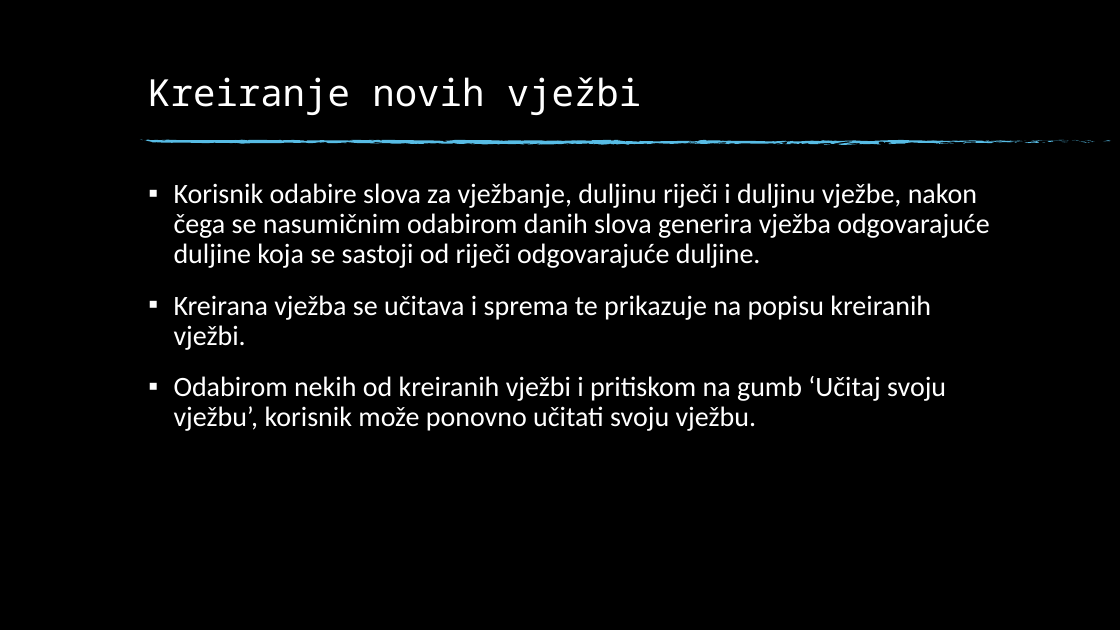
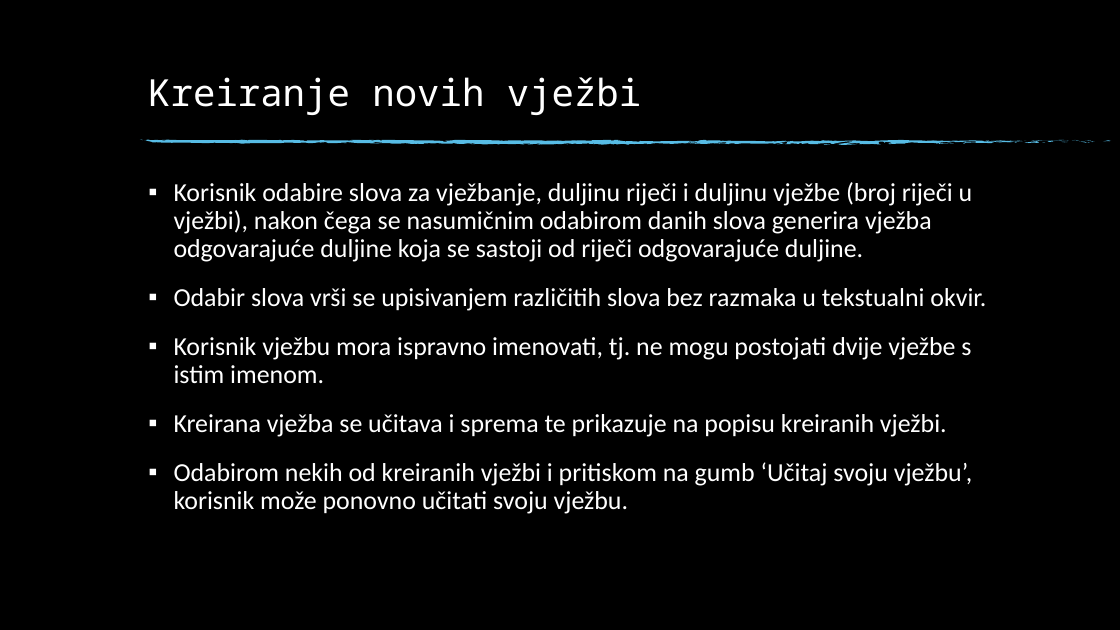
Before and after one commit to katarinasupe/RP3_Daktilograf, a slide deck: slide 8 of DAKTILOGRAF.pptx (slide 7 before the commit). Drawn at 1120x630 pixels with LibreOffice and Linux fonts; fonts in the diff are those of the drawing; background and template pictures are left out. Boxes give left, top, right and bottom in pixels: in the first picture for what was removed or moved away, otherwise in the second. Text is boxed around its words. In the diff, an @@ line names an element or a change of style, - is before the commit and + after.

Commit message:
ucitaj svoju vjezbu enable fixed i prezentacija

```diff
--- a/DAKTILOGRAF.pptx
+++ b/DAKTILOGRAF.pptx
@@ text at (174, 182, 986, 383): text changed; size 24 to 22.2 pt @@
-▪ Korisnik odabire slova za vježbanje, duljinu riječi i duljinu vježbe, nakon čega se nasumičnim odabirom danih slova generira vježba odgovarajuće duljine koja se sastoji od riječi odgovarajuće duljine.
+▪ Korisnik odabire slova za vježbanje, duljinu riječi i duljinu vježbe (broj riječi u vježbi), nakon čega se nasumičnim odabirom danih slova generira vježba odgovarajuće duljine koja se sastoji od riječi odgovarajuće duljine.
+▪ Odabir slova vrši se upisivanjem različitih slova bez razmaka u tekstualni okvir.
+▪ Korisnik vježbu mora ispravno imenovati, tj. ne mogu postojati dvije vježbe s istim imenom.
@@ text at (174, 414, 972, 514): size 24 to 22.2 pt in "Kreirana vježba se učitava i sprema te ...", "Odabirom nekih od kreiranih vježbi i pritiskom ..." @@
```
Also in this commit, not shown: 8 other slides changed, 6 slides added, 2 slides removed, 28 other files.
